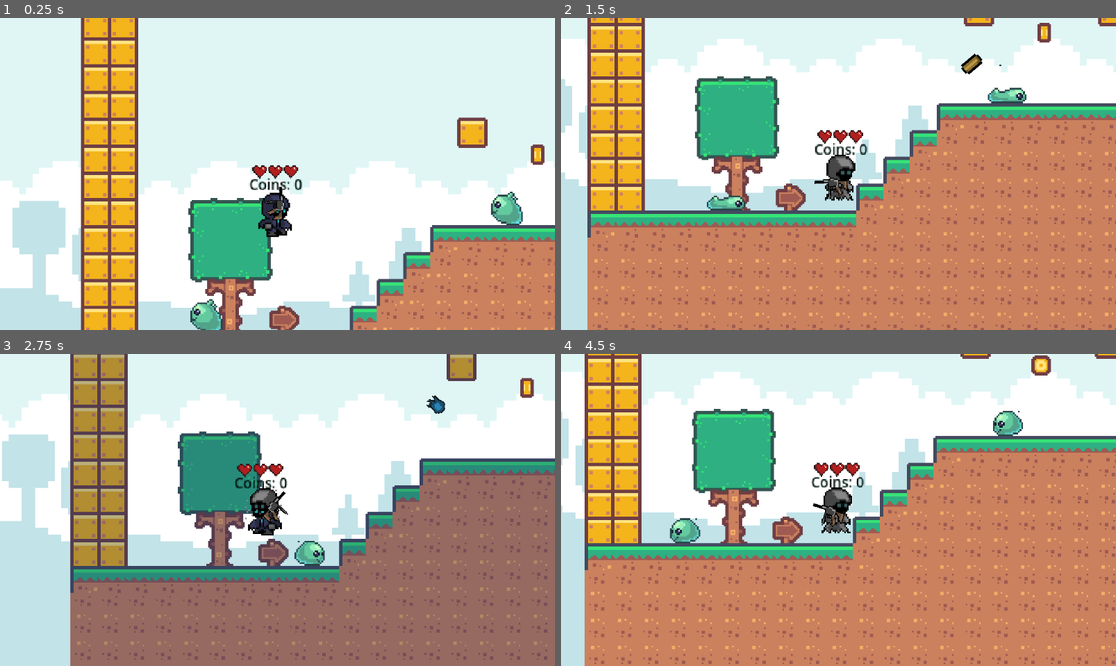
Above: before the commit, frames 1-4 (two rows, left to right).
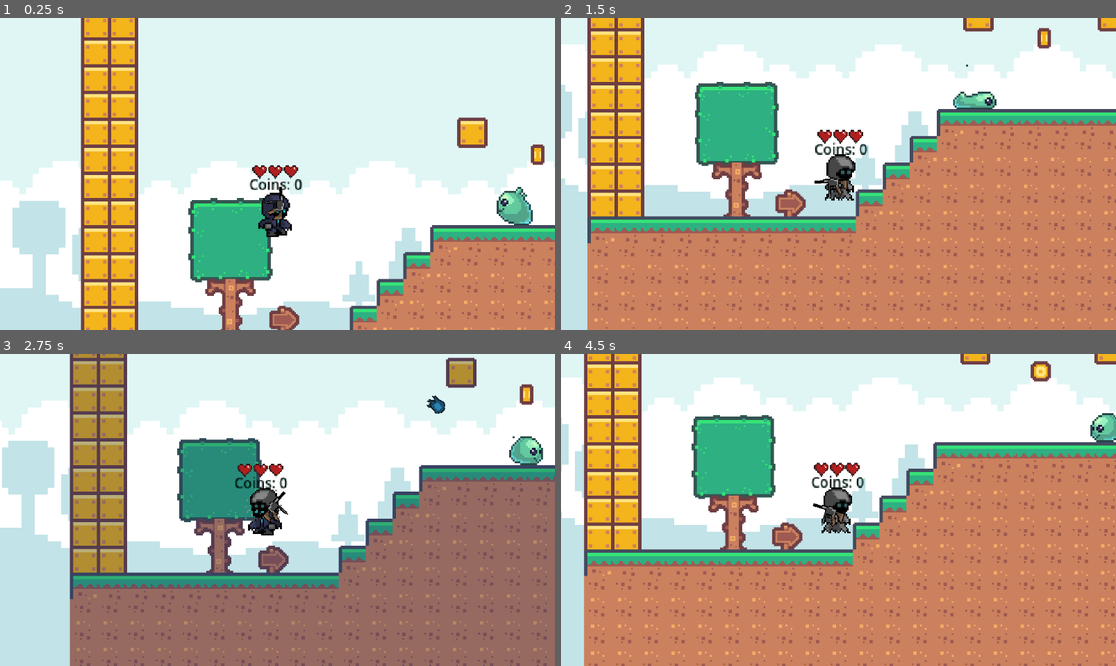
Above: after the commit, the same moments.

Repository: Mark-0909/Echo-Soul-Saver
Game: Godot game, scene res://main.tscn
Same seed, same stepped clock (60 frames per second), same inputs: the game is played once before the commit and once after it.
Inputs (mouse positions are in pixels of both pictures, inside the frame that each line leads up to):
- Up to frame 1 (0.25 s): no input
- Up to frame 2 (1.5 s): move the mouse to (960, 158) at 0.52 s; hold Right (right) from 0.53 s (still down); click (960, 158) at 0.6 s; tap Space (jump) at 0.77 s; tap E (transform) at 0.8, 1.35 s; move the mouse to (727, 189) at 1.27 s
- Up to frame 3 (2.75 s): tap Space (jump) at 1.52 s; click (166, 525) at 1.55 s; move the mouse to (333, 441) at 2.02 s; release Right (right) at 2.03 s; hold A (left) from 2.03 s (still down); click (333, 441) at 2.1 s; tap E (transform) at 2.3 s
- Up to frame 4 (4.5 s): move the mouse to (810, 572) at 2.77 s; release A (left) at 2.78 s; hold Right (right) 2.78-4.28 s; tap E (transform) at 2.85, 3.8, 4.35 s; tap Space (jump) at 3.02, 3.77 s; click (810, 572) at 3.05 s; move the mouse to (1005, 556) at 3.52 s; click (1005, 556) at 3.6 s; move the mouse to (672, 463) at 4.27 s; hold A (left) from 4.28 s (still down)

The runs differ from the first frame. In frame 1, 1.0% of the frame differs, in the area x 34-96%, y 54-100%; in frame 2, 20%; in frame 3, 20%; in frame 4, 21%, in the area x 0-100%, y 0-100%.

Commit message:
fix slime

Diff:
--- a/main.tscn
+++ b/main.tscn
@@ -15,7 +15,7 @@
 [ext_resource type="PackedScene" uid="uid://bytl78fqyhgqo" path="res://node/enemy.tscn" id="10_hy5xp"]
 [ext_resource type="PackedScene" uid="uid://dlmuympuxml47" path="res://node/plus_life.tscn" id="13_n5wuo"]
 [ext_resource type="PackedScene" uid="uid://t82kjk8h0m72" path="res://node/finale.tscn" id="15_4w0n4"]
-[ext_resource type="PackedScene" uid="uid://csr0mncy06frk" path="res://node/slime_1.tscn" id="16_ntarm"]
+[ext_resource type="PackedScene" uid="uid://b4q3iw1aqb3xx" path="res://node/slime1.tscn" id="16_723np"]
 
 [sub_resource type="TileSetAtlasSource" id="TileSetAtlasSource_lb0c0"]
 texture = ExtResource("1_kllqw")
@@ -647,10 +647,9 @@
 
 [node name="CanvasLayer" type="CanvasLayer" parent="."]
 
-[node name="Slime1" parent="." instance=ExtResource("16_ntarm")]
-position = Vector2(-243, -24)
-
-[node name="Slime2" parent="." instance=ExtResource("16_ntarm")]
-position = Vector2(-422, 40)
+[node name="slimes" type="Node" parent="."]
+
+[node name="Slime1" parent="." instance=ExtResource("16_723np")]
+position = Vector2(-241, -25)
 
 [connection signal="timeout" from="gameManager/Timer" to="gameManager" method="_on_timer_timeout"]
--- a/node/bullet.tscn
+++ b/node/bullet.tscn
@@ -1,8 +1,7 @@
-[gd_scene load_steps=7 format=3 uid="uid://ceihqhnfpxx51"]
+[gd_scene load_steps=6 format=3 uid="uid://ceihqhnfpxx51"]
 
 [ext_resource type="Script" path="res://script/bullet.gd" id="1_8rtx3"]
 [ext_resource type="Texture2D" uid="uid://ckwguxwiqpm8d" path="res://assets/bullet.png" id="2_igl2h"]
-[ext_resource type="Texture2D" uid="uid://b0qdebpx3ote" path="res://assets/soul/soulcreate5.png" id="3_32kxs"]
 [ext_resource type="Texture2D" uid="uid://tc4hghaq8ay1" path="res://assets/bulletsplash.png" id="3_mr3tm"]
 
 [sub_resource type="SpriteFrames" id="SpriteFrames_2yvtb"]
@@ -13,14 +12,6 @@
 }],
 "loop": true,
 "name": &"flying",
-"speed": 5.0
-}, {
-"frames": [{
-"duration": 1.0,
-"texture": ExtResource("3_32kxs")
-}],
-"loop": true,
-"name": &"ghostbullet",
 "speed": 5.0
 }, {
 "frames": [{
@@ -38,10 +29,10 @@
 scale = Vector2(0.397357, 0.488563)
 script = ExtResource("1_8rtx3")
 
-[node name="AnimatedSprite2D" type="AnimatedSprite2D" parent="."]
+[node name="AnimatedSprite2D" type="AnimatedSprite2D" parent="." groups=["Bullet"]]
 position = Vector2(93, 18)
 sprite_frames = SubResource("SpriteFrames_2yvtb")
-animation = &"ghostbullet"
+animation = &"flying"
 autoplay = "flying"
 offset = Vector2(-91, -17)
 
--- a/node/player.tscn
+++ b/node/player.tscn
@@ -117,7 +117,7 @@
 
 [sub_resource type="CapsuleShape2D" id="CapsuleShape2D_q7luo"]
 radius = 14.0
-height = 34.0
+height = 37.1535
 
 [sub_resource type="Gradient" id="Gradient_cxaek"]
 colors = PackedColorArray(1, 1, 1, 1, 0, 0, 0, 1)
@@ -129,15 +129,15 @@
 [node name="AnimatedSprite2D" type="AnimatedSprite2D" parent="."]
 scale = Vector2(0.450521, 0.465169)
 sprite_frames = SubResource("SpriteFrames_w4a28")
-animation = &"untransform"
+animation = &"idle"
 flip_h = true
 
 [node name="Gun" parent="." instance=ExtResource("15_e43bu")]
 position = Vector2(2.39892, 5.80524)
 scale = Vector2(0.331702, 0.337361)
 
-[node name="CollisionShape2D" type="CollisionShape2D" parent="."]
-position = Vector2(-1, 0)
+[node name="CollisionShape2D" type="CollisionShape2D" parent="." groups=["Player"]]
+position = Vector2(-1.19946, 3.48314)
 shape = SubResource("CapsuleShape2D_q7luo")
 
 [node name="DustTrail" type="Line2D" parent="."]
--- /dev/null
+++ b/node/slime1.tscn
@@ -0,0 +1,261 @@
+[gd_scene load_steps=35 format=3 uid="uid://b4q3iw1aqb3xx"]
+
+[ext_resource type="Script" path="res://script/slime1.gd" id="1_1wdyy"]
+[ext_resource type="Texture2D" uid="uid://bnhiyg58r1mng" path="res://assets/enemies/slime1/Slime1_Attack_body.png" id="1_xpnnt"]
+[ext_resource type="Texture2D" uid="uid://c0uqtb7cji86j" path="res://assets/enemies/slime1/Slime1_Walk_body.png" id="2_wwjw8"]
+[ext_resource type="Texture2D" uid="uid://co80koxd2qckm" path="res://assets/enemies/slime1/Slime1_Death_body.png" id="3_pjfqx"]
+
+[sub_resource type="AtlasTexture" id="AtlasTexture_q8iep"]
+atlas = ExtResource("1_xpnnt")
+region = Rect2(0, 0, 64, 64)
+
+[sub_resource type="AtlasTexture" id="AtlasTexture_lskot"]
+atlas = ExtResource("1_xpnnt")
+region = Rect2(64, 0, 64, 64)
+
+[sub_resource type="AtlasTexture" id="AtlasTexture_qitr6"]
+atlas = ExtResource("1_xpnnt")
+region = Rect2(128, 0, 64, 64)
+
+[sub_resource type="AtlasTexture" id="AtlasTexture_hxyci"]
+atlas = ExtResource("1_xpnnt")
+region = Rect2(192, 0, 64, 64)
+
+[sub_resource type="AtlasTexture" id="AtlasTexture_1gmf4"]
+atlas = ExtResource("1_xpnnt")
+region = Rect2(256, 0, 64, 64)
+
+[sub_resource type="AtlasTexture" id="AtlasTexture_imjbh"]
+atlas = ExtResource("1_xpnnt")
+region = Rect2(320, 0, 64, 64)
+
+[sub_resource type="AtlasTexture" id="AtlasTexture_bjwfk"]
+atlas = ExtResource("1_xpnnt")
+region = Rect2(384, 0, 64, 64)
+
+[sub_resource type="AtlasTexture" id="AtlasTexture_uygo3"]
+atlas = ExtResource("1_xpnnt")
+region = Rect2(448, 0, 64, 64)
+
+[sub_resource type="AtlasTexture" id="AtlasTexture_vexvy"]
+atlas = ExtResource("1_xpnnt")
+region = Rect2(512, 0, 64, 64)
+
+[sub_resource type="AtlasTexture" id="AtlasTexture_b52m1"]
+atlas = ExtResource("1_xpnnt")
+region = Rect2(576, 0, 64, 64)
+
+[sub_resource type="AtlasTexture" id="AtlasTexture_8vxig"]
+atlas = ExtResource("3_pjfqx")
+region = Rect2(0, 0, 64, 64)
+
+[sub_resource type="AtlasTexture" id="AtlasTexture_x13e5"]
+atlas = ExtResource("3_pjfqx")
+region = Rect2(64, 0, 64, 64)
+
+[sub_resource type="AtlasTexture" id="AtlasTexture_ox0yk"]
+atlas = ExtResource("3_pjfqx")
+region = Rect2(128, 0, 64, 64)
+
+[sub_resource type="AtlasTexture" id="AtlasTexture_m10ku"]
+atlas = ExtResource("3_pjfqx")
+region = Rect2(192, 0, 64, 64)
+
+[sub_resource type="AtlasTexture" id="AtlasTexture_7ae5q"]
+atlas = ExtResource("3_pjfqx")
+region = Rect2(256, 0, 64, 64)
+
+[sub_resource type="AtlasTexture" id="AtlasTexture_0bek5"]
+atlas = ExtResource("3_pjfqx")
+region = Rect2(320, 0, 64, 64)
+
+[sub_resource type="AtlasTexture" id="AtlasTexture_pi4uf"]
+atlas = ExtResource("3_pjfqx")
+region = Rect2(384, 0, 64, 64)
+
+[sub_resource type="AtlasTexture" id="AtlasTexture_nlqf0"]
+atlas = ExtResource("3_pjfqx")
+region = Rect2(448, 0, 64, 64)
+
+[sub_resource type="AtlasTexture" id="AtlasTexture_g2bgu"]
+atlas = ExtResource("3_pjfqx")
+region = Rect2(512, 0, 64, 64)
+
+[sub_resource type="AtlasTexture" id="AtlasTexture_cw3cx"]
+atlas = ExtResource("3_pjfqx")
+region = Rect2(576, 0, 64, 64)
+
+[sub_resource type="AtlasTexture" id="AtlasTexture_ssqsw"]
+atlas = ExtResource("2_wwjw8")
+region = Rect2(0, 192, 64, 64)
+
+[sub_resource type="AtlasTexture" id="AtlasTexture_y3irl"]
+atlas = ExtResource("2_wwjw8")
+region = Rect2(64, 192, 64, 64)
+
+[sub_resource type="AtlasTexture" id="AtlasTexture_vuah8"]
+atlas = ExtResource("2_wwjw8")
+region = Rect2(128, 192, 64, 64)
+
+[sub_resource type="AtlasTexture" id="AtlasTexture_n775y"]
+atlas = ExtResource("2_wwjw8")
+region = Rect2(192, 192, 64, 64)
+
+[sub_resource type="AtlasTexture" id="AtlasTexture_5ejuk"]
+atlas = ExtResource("2_wwjw8")
+region = Rect2(256, 192, 64, 64)
+
+[sub_resource type="AtlasTexture" id="AtlasTexture_1k6mx"]
+atlas = ExtResource("2_wwjw8")
+region = Rect2(320, 192, 64, 64)
+
+[sub_resource type="AtlasTexture" id="AtlasTexture_1557i"]
+atlas = ExtResource("2_wwjw8")
+region = Rect2(384, 192, 64, 64)
+
+[sub_resource type="AtlasTexture" id="AtlasTexture_7c17m"]
+atlas = ExtResource("2_wwjw8")
+region = Rect2(448, 192, 64, 64)
+
+[sub_resource type="SpriteFrames" id="SpriteFrames_v623s"]
+animations = [{
+"frames": [{
+"duration": 1.0,
+"texture": SubResource("AtlasTexture_q8iep")
+}, {
+"duration": 1.0,
+"texture": SubResource("AtlasTexture_lskot")
+}, {
+"duration": 1.0,
+"texture": SubResource("AtlasTexture_qitr6")
+}, {
+"duration": 1.0,
+"texture": SubResource("AtlasTexture_hxyci")
+}, {
+"duration": 1.0,
+"texture": SubResource("AtlasTexture_1gmf4")
+}, {
+"duration": 1.0,
+"texture": SubResource("AtlasTexture_imjbh")
+}, {
+"duration": 1.0,
+"texture": SubResource("AtlasTexture_bjwfk")
+}, {
+"duration": 1.0,
+"texture": SubResource("AtlasTexture_uygo3")
+}, {
+"duration": 1.0,
+"texture": SubResource("AtlasTexture_vexvy")
+}, {
+"duration": 1.0,
+"texture": SubResource("AtlasTexture_b52m1")
+}],
+"loop": true,
+"name": &"attack",
+"speed": 20.0
+}, {
+"frames": [{
+"duration": 1.0,
+"texture": SubResource("AtlasTexture_8vxig")
+}, {
+"duration": 1.0,
+"texture": SubResource("AtlasTexture_x13e5")
+}, {
+"duration": 1.0,
+"texture": SubResource("AtlasTexture_ox0yk")
+}, {
+"duration": 1.0,
+"texture": SubResource("AtlasTexture_m10ku")
+}, {
+"duration": 1.0,
+"texture": SubResource("AtlasTexture_7ae5q")
+}, {
+"duration": 1.0,
+"texture": SubResource("AtlasTexture_0bek5")
+}, {
+"duration": 1.0,
+"texture": SubResource("AtlasTexture_pi4uf")
+}, {
+"duration": 1.0,
+"texture": SubResource("AtlasTexture_nlqf0")
+}, {
+"duration": 1.0,
+"texture": SubResource("AtlasTexture_g2bgu")
+}, {
+"duration": 1.0,
+"texture": SubResource("AtlasTexture_cw3cx")
+}],
+"loop": true,
+"name": &"death",
+"speed": 10.0
+}, {
+"frames": [],
+"loop": true,
+"name": &"hurt",
+"speed": 5.0
+}, {
+"frames": [{
+"duration": 1.0,
+"texture": SubResource("AtlasTexture_ssqsw")
+}, {
+"duration": 1.0,
+"texture": SubResource("AtlasTexture_y3irl")
+}, {
+"duration": 1.0,
+"texture": SubResource("AtlasTexture_vuah8")
+}, {
+"duration": 1.0,
+"texture": SubResource("AtlasTexture_n775y")
+}, {
+"duration": 1.0,
+"texture": SubResource("AtlasTexture_5ejuk")
+}, {
+"duration": 1.0,
+"texture": SubResource("AtlasTexture_1k6mx")
+}, {
+"duration": 1.0,
+"texture": SubResource("AtlasTexture_1557i")
+}, {
+"duration": 1.0,
+"texture": SubResource("AtlasTexture_7c17m")
+}],
+"loop": true,
+"name": &"walk",
+"speed": 9.0
+}]
+
+[sub_resource type="CircleShape2D" id="CircleShape2D_3w2yh"]
+
+[node name="Slime1" type="CharacterBody2D" groups=["Enemy", "Physical"]]
+scale = Vector2(1.12659, 1.15503)
+script = ExtResource("1_1wdyy")
+
+[node name="Area2D" type="Area2D" parent="."]
+
+[node name="AnimatedSprite2D" type="AnimatedSprite2D" parent="Area2D" groups=["Enemy", "Physical"]]
+sprite_frames = SubResource("SpriteFrames_v623s")
+animation = &"death"
+flip_h = true
+
+[node name="CollisionShape2D2" type="CollisionShape2D" parent="Area2D"]
+position = Vector2(0, 0.865778)
+scale = Vector2(1.14189, 1.06012)
+shape = SubResource("CircleShape2D_3w2yh")
+
+[node name="WallRayCast" type="RayCast2D" parent="Area2D"]
+position = Vector2(-12, 7.45058e-09)
+rotation = 1.57669
+scale = Vector2(1.02339, 0.196735)
+target_position = Vector2(-0.211893, 24.9991)
+
+[node name="GroundRayCast" type="RayCast2D" parent="Area2D"]
+position = Vector2(-14, 7)
+rotation = -0.0106161
+scale = Vector2(0.487561, 0.308663)
+target_position = Vector2(-0.211893, 24.9991)
+
+[node name="CollisionShape2D2" type="CollisionShape2D" parent="."]
+scale = Vector2(0.737345, 0.682295)
+shape = SubResource("CircleShape2D_3w2yh")
+
+[connection signal="body_entered" from="Area2D" to="." method="_on_area_2d_body_entered"]
--- a/node/slime_1.tscn
+++ /dev/null
@@ -1,93 +0,0 @@
-[gd_scene load_steps=13 format=3 uid="uid://csr0mncy06frk"]
-
-[ext_resource type="Texture2D" uid="uid://c0uqtb7cji86j" path="res://assets/enemies/slime1/Slime1_Walk_body.png" id="1_43hji"]
-[ext_resource type="Script" path="res://script/slime_1.gd" id="1_a23vc"]
-
-[sub_resource type="AtlasTexture" id="AtlasTexture_ssqsw"]
-atlas = ExtResource("1_43hji")
-region = Rect2(0, 192, 64, 64)
-
-[sub_resource type="AtlasTexture" id="AtlasTexture_y3irl"]
-atlas = ExtResource("1_43hji")
-region = Rect2(64, 192, 64, 64)
-
-[sub_resource type="AtlasTexture" id="AtlasTexture_vuah8"]
-atlas = ExtResource("1_43hji")
-region = Rect2(128, 192, 64, 64)
-
-[sub_resource type="AtlasTexture" id="AtlasTexture_n775y"]
-atlas = ExtResource("1_43hji")
-region = Rect2(192, 192, 64, 64)
-
-[sub_resource type="AtlasTexture" id="AtlasTexture_5ejuk"]
-atlas = ExtResource("1_43hji")
-region = Rect2(256, 192, 64, 64)
-
-[sub_resource type="AtlasTexture" id="AtlasTexture_1k6mx"]
-atlas = ExtResource("1_43hji")
-region = Rect2(320, 192, 64, 64)
-
-[sub_resource type="AtlasTexture" id="AtlasTexture_1557i"]
-atlas = ExtResource("1_43hji")
-region = Rect2(384, 192, 64, 64)
-
-[sub_resource type="AtlasTexture" id="AtlasTexture_7c17m"]
-atlas = ExtResource("1_43hji")
-region = Rect2(448, 192, 64, 64)
-
-[sub_resource type="SpriteFrames" id="SpriteFrames_2keql"]
-animations = [{
-"frames": [{
-"duration": 1.0,
-"texture": SubResource("AtlasTexture_ssqsw")
-}, {
-"duration": 1.0,
-"texture": SubResource("AtlasTexture_y3irl")
-}, {
-"duration": 1.0,
-"texture": SubResource("AtlasTexture_vuah8")
-}, {
-"duration": 1.0,
-"texture": SubResource("AtlasTexture_n775y")
-}, {
-"duration": 1.0,
-"texture": SubResource("AtlasTexture_5ejuk")
-}, {
-"duration": 1.0,
-"texture": SubResource("AtlasTexture_1k6mx")
-}, {
-"duration": 1.0,
-"texture": SubResource("AtlasTexture_1557i")
-}, {
-"duration": 1.0,
-"texture": SubResource("AtlasTexture_7c17m")
-}],
-"loop": true,
-"name": &"default",
-"speed": 9.0
-}]
-
-[sub_resource type="CircleShape2D" id="CircleShape2D_jx68e"]
-
-[node name="Slime1" type="Area2D"]
-script = ExtResource("1_a23vc")
-
-[node name="AnimatedSprite2D" type="AnimatedSprite2D" parent="."]
-sprite_frames = SubResource("SpriteFrames_2keql")
-frame_progress = 0.0127243
-flip_h = true
-
-[node name="CollisionShape2D" type="CollisionShape2D" parent="."]
-shape = SubResource("CircleShape2D_jx68e")
-
-[node name="WallRayCast" type="RayCast2D" parent="."]
-position = Vector2(-12, 7.45058e-09)
-rotation = -4.7065
-scale = Vector2(1.02339, 0.196735)
-target_position = Vector2(-0.211893, 24.9991)
-
-[node name="GroundRayCast" type="RayCast2D" parent="."]
-position = Vector2(-14, 7)
-rotation = -0.0106161
-scale = Vector2(0.487561, 0.308663)
-target_position = Vector2(-0.211893, 24.9991)
--- a/script/bullet.gd
+++ b/script/bullet.gd
@@ -16,6 +16,7 @@
 		animated_sprite_2d.play("flying")
 
 	print(is_ghost_bullet)
+	z_index = 0
 
 func _process(delta: float) -> void:
 	if moving:
@@ -24,25 +25,25 @@
 func _on_body_entered(body: Node2D) -> void:
 	print("Bullet hit:", body.name)
 
-	# Ignore friendly fire
-	if is_player_bullet and body.is_in_group("Player"):
-		return
-	if not is_player_bullet and body.is_in_group("Enemy"):
-		return
+	# Player bullets should damage enemies
+	if is_player_bullet:
+		if body.is_in_group("Player"):
+			return  # Ignore hitting self
+		if body.is_in_group("Enemy"):
+			if body.has_method("LoseLife"):
+				body.LoseLife()
+	elif not is_player_bullet:
+		# Enemy bullets should damage players
+		if body.is_in_group("Enemy"):
+			return  # Ignore hitting self
+		if body.is_in_group("Player"):
+			if "is_ghost" in body and body.is_ghost:
+				print("Ghost mode active — bullet passed through")
+				return
+			if body.has_method("MinusHealth"):
+				body.MinusHealth()
 
-	# If bullet is enemy's and hits player, subtract health
-	if not is_player_bullet and body.is_in_group("Player"):
-		if "is_ghost" in body and body.is_ghost:
-			print("Ghost mode active — bullet passed through")
-			return
-		if body.has_method("MinusHealth"):
-			body.MinusHealth()
-
-	# If bullet hits a damageable object
-	if body.has_method("LoseLife"):
-		body.LoseLife()
-
-	# Handle bullet impact visuals
+	# Handle bullet impact visuals (common for any hit)
 	moving = false
 	set_process(false)
 	animated_sprite_2d.play("splash")
--- a/script/player.gd
+++ b/script/player.gd
@@ -68,16 +68,21 @@
 		velocity.x = direction_x * SPEED
 		velocity.y = direction_y * SPEED
 	else:
-		velocity.x = direction_x * SPEED if direction_x != 0 else move_toward(velocity.x, 0, SPEED)
+		if direction_x != 0:
+			velocity.x = direction_x * SPEED
+		else:
+		# Slow down naturally instead of forcibly snapping
+			velocity.x = move_toward(velocity.x, 0, SPEED * delta * 5)  # Smooth deceleration
+
 
 	# Check for transform button press and trigger transformation
 	if Input.is_action_just_pressed("transform") and not is_transforming:
 		print("Transform button pressed!")  # Debug print
 		await start_transform()
 
-	# Update ghost_origin smoothly (use a larger interpolation factor)
+	# Update ghost_origin smoothly
 	if is_ghost:
-		ghost_origin = ghost_origin.lerp(target_ghost_origin, 0.1)  # Adjust this for a more noticeable effect
+		ghost_origin = ghost_origin.lerp(target_ghost_origin, 0.1)
 
 		# Update the shader parameter for ghost_origin
 		terrain.material.set_shader_parameter("ghost_origin", ghost_origin)
@@ -129,7 +134,7 @@
 		Health_drain.stop()
 		$Gun.is_ghost_bullet = false
 
-	# Ensure shader parameters are updated
+	# Update shader parameters
 	terrain.material.set_shader_parameter("is_ghost", is_ghost)
 	terrain.material.set_shader_parameter("spread_radius", spread_radius)
 
@@ -142,3 +147,8 @@
 	if is_ghost:
 		MinusHealth()
 		Health_drain.start()
+
+# --- New knockback function here ---
+func apply_knockback(source_position: Vector2) -> void:
+	var knockback_direction = (global_position - source_position).normalized()
+	velocity += knockback_direction * 500
--- /dev/null
+++ b/script/slime1.gd
@@ -0,0 +1,74 @@
+extends CharacterBody2D
+
+@export var speed: float = 35.0
+var direction: Vector2 = Vector2.LEFT
+var is_attacking: bool = false
+var Health = 3
+
+@onready var ground_ray: RayCast2D = $Area2D/GroundRayCast
+@onready var wall_ray: RayCast2D = $Area2D/WallRayCast
+@onready var sprite: AnimatedSprite2D = $Area2D/AnimatedSprite2D
+@onready var area2d: Area2D = $Area2D
+
+func _ready() -> void:
+	ground_ray.enabled = true
+	wall_ray.enabled = true
+	sprite.play("walk")
+	print("slime z index")
+	print(z_index)
+
+func _physics_process(delta: float) -> void:
+	if not is_attacking:
+		# Move the slime normally
+		position += direction * speed * delta
+
+		# Check for wall collisions using raycasts
+		var wall_hit = wall_ray.is_colliding()
+		var wall_collider = wall_ray.get_collider()
+
+		# Only attack if hitting a Player via the wall ray
+		if wall_hit and wall_collider.is_in_group("Player"):
+			var player = wall_collider as CharacterBody2D
+			if player and not player.is_ghost:
+				print("Wall Raycast collided with Player!")  # Debug message
+				Attack(player)
+
+		# Otherwise, flip if no ground or wall ahead (normal walk behavior)
+		elif not ground_ray.is_colliding() or (wall_hit and not wall_collider.is_in_group("Player")):
+			_flip_direction()
+
+# Flipping the slime's direction
+func _flip_direction() -> void:
+	direction = -direction
+	scale.x = -scale.x
+	ground_ray.target_position.x = -ground_ray.target_position.x
+	wall_ray.target_position.x = -wall_ray.target_position.x
+
+# Attack logic
+func Attack(body: Node2D) -> void:
+	is_attacking = true
+	sprite.play("attack")
+
+	if body.has_method("apply_knockback") and body.has_method("MinusHealth"):
+		body.apply_knockback(global_position)
+		body.MinusHealth()
+
+	await get_tree().create_timer(0.5).timeout  # Attack animation duration
+	sprite.play("walk")
+	is_attacking = false
+
+# Handle when slime loses health
+func LoseLife() -> void:
+	Health -= 1
+	if Health <= 0:
+		sprite.play("death")
+		await get_tree().create_timer(0.5).timeout
+		queue_free()
+
+# Triggered when an object enters the Area2D's collision shape
+func _on_area_2d_body_entered(body: Node2D) -> void:
+	if body.is_in_group("Player") and not is_attacking:
+		var player = body as CharacterBody2D
+		if player and not player.is_ghost:
+			print("Slime collided with Player (body entered)!")  # Debug message
+			Attack(player)
--- a/script/slime_1.gd
+++ /dev/null
@@ -1,24 +0,0 @@
-extends Area2D
-
-@export var speed: float = 50.0
-var direction: Vector2 = Vector2.LEFT
-
-@onready var ground_ray: RayCast2D = $GroundRayCast
-@onready var wall_ray: RayCast2D = $WallRayCast
-
-func _ready() -> void:
-	ground_ray.enabled = true
-	wall_ray.enabled = true
-	$AnimatedSprite2D.play("default")
-
-func _physics_process(delta: float) -> void:
-	# Move slime
-	position += direction * speed * delta
-
-	# Turn around if no ground or wall ahead
-	if not ground_ray.is_colliding() or wall_ray.is_colliding():
-		direction = -direction
-		scale.x = -scale.x
-		# Flip the raycasts' cast_to manually
-		ground_ray.target_position.x = -ground_ray.target_position.x
-		wall_ray.target_position.x = -wall_ray.target_position.x
Binary file added: assets/enemies/slime1/Slime1_Attack_body.png
Not shown, added: assets/enemies/slime1/Slime1_Attack_body.png.import
Binary file added: assets/enemies/slime1/Slime1_Death_body.png
Not shown, added: assets/enemies/slime1/Slime1_Death_body.png.import
